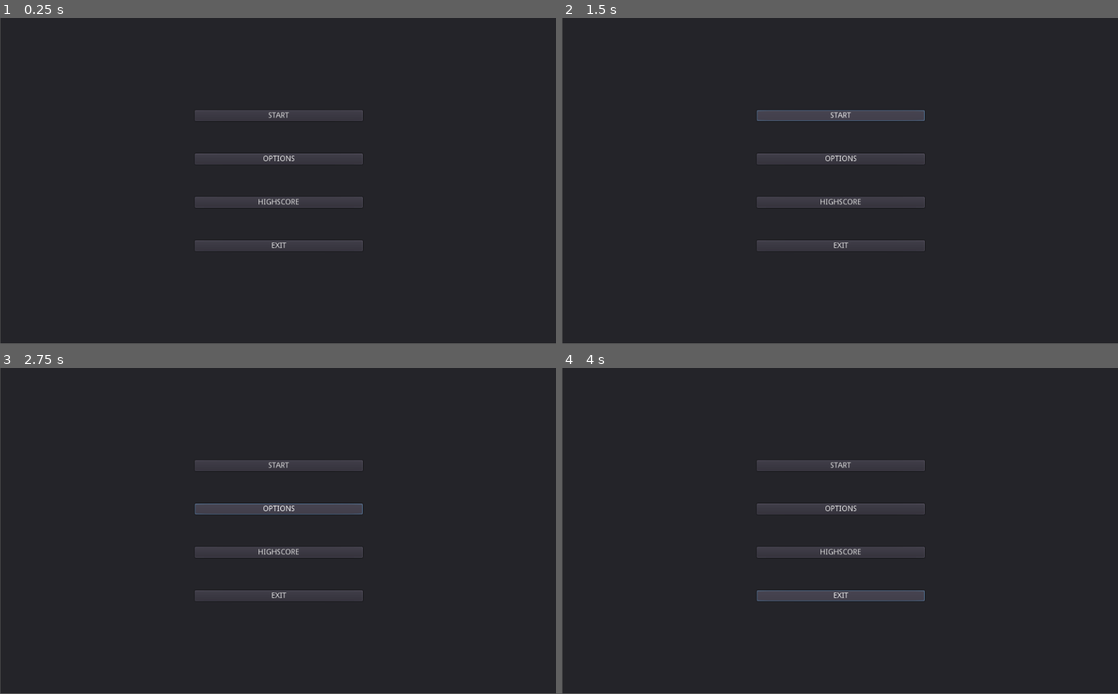
Above: before the commit, frames 1-4 (two rows, left to right).
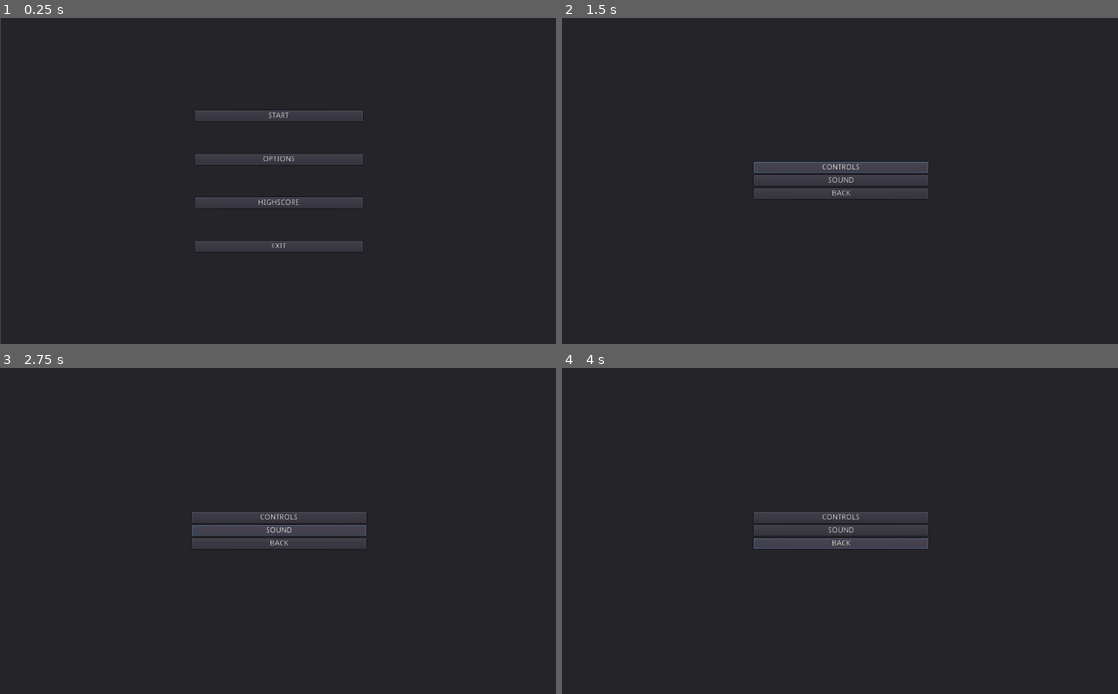
Above: after the commit, the same moments.

Repository: DominikWolek/bomber-game
Game: Godot game, scene res://GUI/MainMenuScene.tscn
Same seed, same stepped clock (60 frames per second), same inputs: the game is played once before the commit and once after it.
Inputs (mouse positions are in pixels of both pictures, inside the frame that each line leads up to):
- Up to frame 1 (0.25 s): no input
- Up to frame 2 (1.5 s): click "OPTIONS" at 0.5 s; click "START" (after the commit: "CONTROLS") at 1.25 s
- Up to frame 3 (2.75 s): click "OPTIONS" (after the commit: "SOUND") at 2 s
- Up to frame 4 (4 s): click (840, 553) at 2.75 s, where only the run before the commit has a clickable "HIGHSCORE"; click "EXIT" (after the commit: "BACK") at 3.5 s
In our replay, the window is 800x468 before the commit and 800x469 after it. These sizes can differ from the game's own. Grey fills any space a smaller window leaves; there, only what the larger window draws over its background counts as a difference.

The runs differ from the first frame. In frame 1, 0.4% of the frame differs, in the area x 0-66%, y 28-100%; in frame 2, 5.1%, in the area x 0-66%, y 0-100%; in frame 3, 4.8%; in frame 4, 5.0%.

Commit message:
Added Setting scene, and hiperlink to it from mainmenu

Diff:
--- a/Bomberman/GUI/MainMenuScene.tscn
+++ b/Bomberman/GUI/MainMenuScene.tscn
@@ -1,4 +1,6 @@
-[gd_scene format=2]
+[gd_scene load_steps=2 format=2]
+
+[ext_resource path="res://GUI/SettingsButton.gd" type="Script" id=1]
 
 [node name="Node2D" type="Node2D"]
 
@@ -16,26 +18,29 @@
 custom_constants/separation = 60
 alignment = 1
 
-[node name="Button" type="Button" parent="Panel/VBoxContainer"]
-margin_top = 196.0
+[node name="StartButton" type="Button" parent="Panel/VBoxContainer"]
+margin_top = 170.0
 margin_right = 309.0
-margin_bottom = 203.0
+margin_bottom = 190.0
 text = "START"
 
-[node name="Button2" type="Button" parent="Panel/VBoxContainer"]
-margin_top = 263.0
+[node name="SettingsButton" type="Button" parent="Panel/VBoxContainer"]
+margin_top = 250.0
 margin_right = 309.0
 margin_bottom = 270.0
 text = "OPTIONS"
+script = ExtResource( 1 )
 
-[node name="Button3" type="Button" parent="Panel/VBoxContainer"]
+[node name="HighscoreButton" type="Button" parent="Panel/VBoxContainer"]
 margin_top = 330.0
 margin_right = 309.0
-margin_bottom = 337.0
+margin_bottom = 350.0
 text = "HIGHSCORE"
 
-[node name="Button4" type="Button" parent="Panel/VBoxContainer"]
-margin_top = 397.0
+[node name="ExitButton" type="Button" parent="Panel/VBoxContainer"]
+margin_top = 410.0
 margin_right = 309.0
-margin_bottom = 404.0
+margin_bottom = 430.0
 text = "EXIT"
+
+[connection signal="pressed" from="Panel/VBoxContainer/SettingsButton" to="Panel/VBoxContainer/SettingsButton" method="_on_SettingsButton_pressed"]
--- /dev/null
+++ b/Bomberman/GUI/SettingsButton.gd
@@ -0,0 +1,16 @@
+extends Button
+
+# Declare member variables here. Examples:
+# var a = 2
+# var b = "text"
+
+# Called when the node enters the scene tree for the first time.
+func _ready():
+	pass # Replace with function body.
+
+# Called every frame. 'delta' is the elapsed time since the previous frame.
+#func _process(delta):
+#	pass
+
+func _on_SettingsButton_pressed():
+	get_tree().change_scene( "res://GUI/SettingsScene.tscn");
--- /dev/null
+++ b/Bomberman/GUI/SettingsScene.tscn
@@ -0,0 +1,34 @@
+[gd_scene format=2]
+
+[node name="Node2D" type="Node2D"]
+
+[node name="Panel" type="Panel" parent="."]
+margin_right = 1027.0
+margin_bottom = 601.0
+
+[node name="VBoxContainer" type="VBoxContainer" parent="Panel"]
+anchor_left = 0.5
+anchor_right = 0.5
+margin_left = -160.5
+margin_top = -4.0
+margin_right = 161.5
+margin_bottom = 602.0
+alignment = 1
+
+[node name="Button" type="Button" parent="Panel/VBoxContainer"]
+margin_top = 269.0
+margin_right = 322.0
+margin_bottom = 289.0
+text = "CONTROLS"
+
+[node name="Button2" type="Button" parent="Panel/VBoxContainer"]
+margin_top = 293.0
+margin_right = 322.0
+margin_bottom = 313.0
+text = "SOUND"
+
+[node name="Button4" type="Button" parent="Panel/VBoxContainer"]
+margin_top = 317.0
+margin_right = 322.0
+margin_bottom = 337.0
+text = "BACK"
--- a/Bomberman/project.godot
+++ b/Bomberman/project.godot
@@ -19,6 +19,10 @@
 run/main_scene="res://GUI/MainMenuScene.tscn"
 config/icon="res://icon.png"
 
+[display]
+
+window/stretch/mode="2d"
+
 [rendering]
 
 environment/default_environment="res://default_env.tres"
